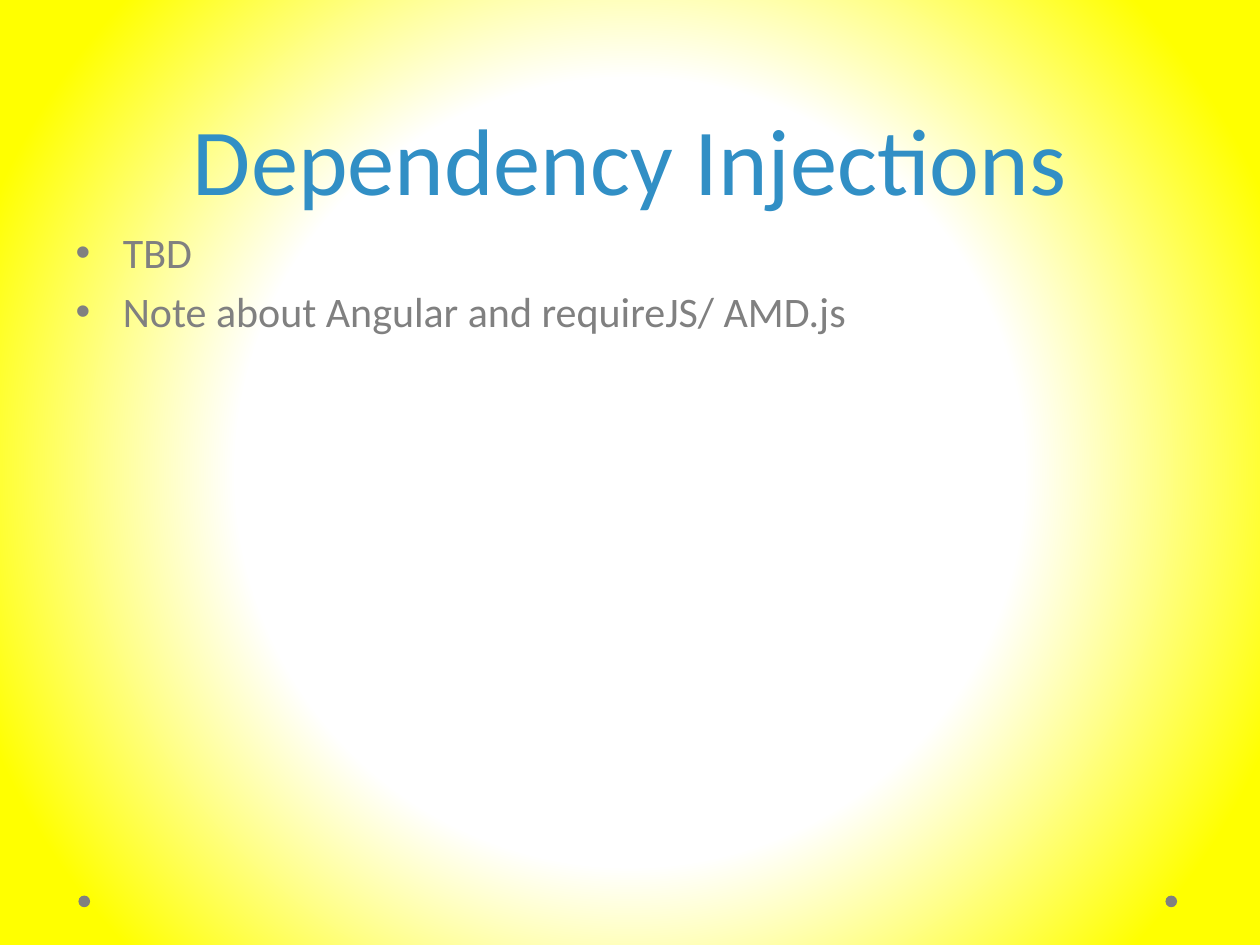
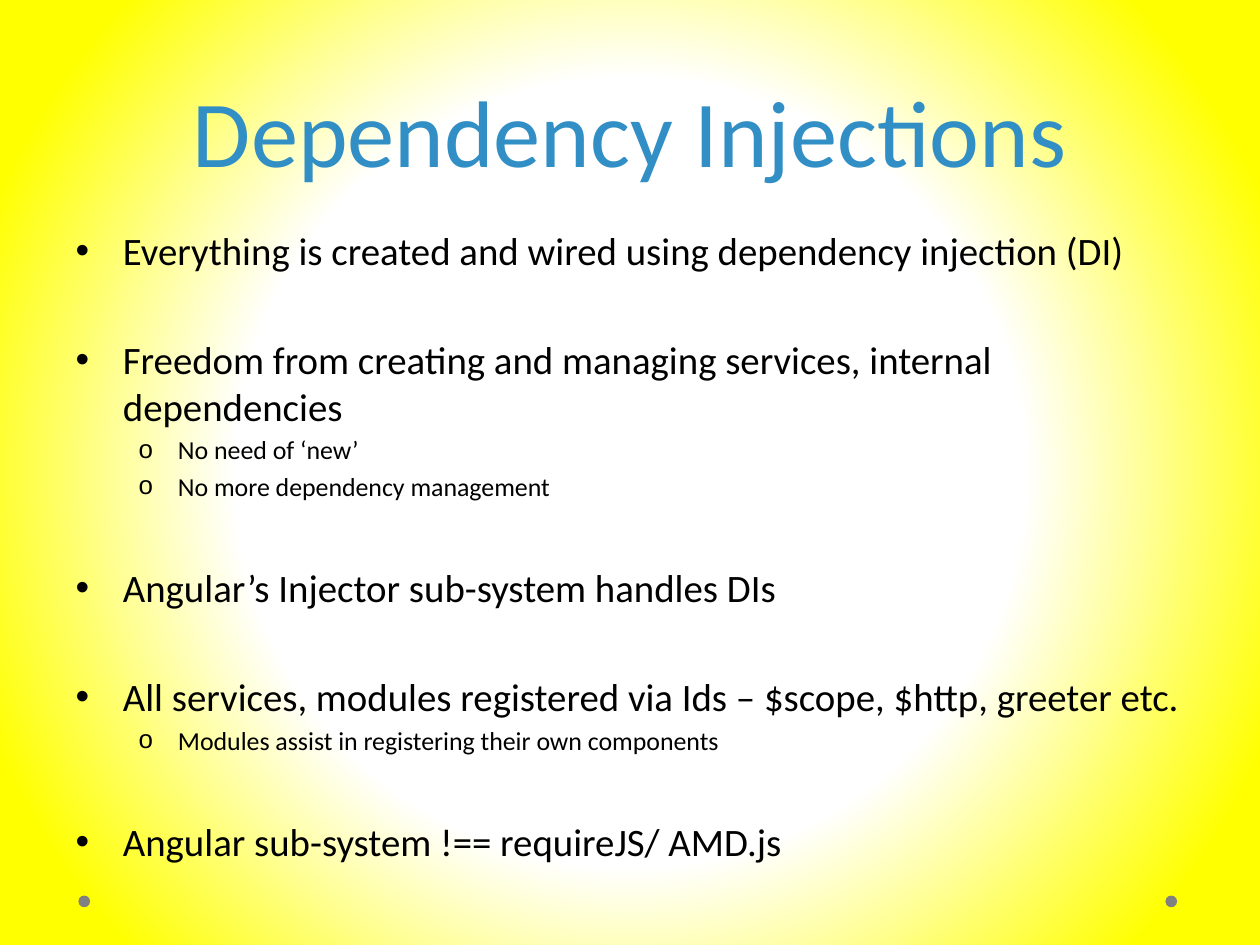
Before and after one commit to murtazahaveliwala/technext-angularjs-demo, a slide deck: slide 16 of Introduction to AngularJs.pptx. Drawn at 1260x945 pixels with LibreOffice and Linux fonts; fonts in the diff are those of the drawing. Boxes give left, top, right and bottom in pixels: in the first picture for what was removed or moved away, otherwise in the second. Text is boxed around its words. In the diff, an @@ line names an element or a change of style, - is before the commit and + after.

Commit message:
Filled DI and Services slides with content, removed 'Custom Service' slide

```diff
--- a/Introduction to AngularJs.pptx
+++ b/Introduction to AngularJs.pptx
@@ title "Dependency Injections": place and size @@
-title "Dependency Injections" at <box>193,116,1066,217</box>
+title "Dependency Injections" at <box>193,89,1066,190</box>
@@ text at <box>123,233,1179,865</box>: text changed; size 24 to 22.2 pt; text colour #808080 to #000000 @@
-• TBD
-• Note about Angular and requireJS/ AMD.js
+• Everything is created and wired using dependency injection (DI)
+• Freedom from creating and managing services, internal dependencies
+  o No need of ‘new’
+  o No more dependency management
+• Angular’s Injector sub-system handles DIs
+• All services, modules registered via Ids – $scope, $http, greeter etc.
+  o Modules assist in registering their own components
+• Angular sub-system !== requireJS/ AMD.js
```
Also in this commit, not shown: 10 other slides changed, 2 slides removed.
